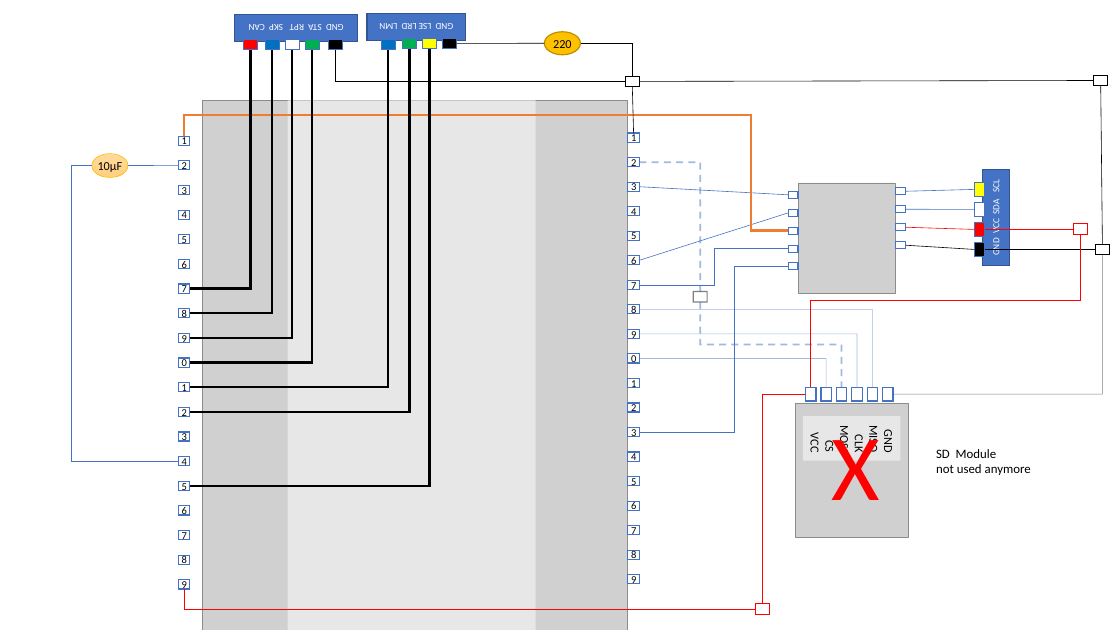
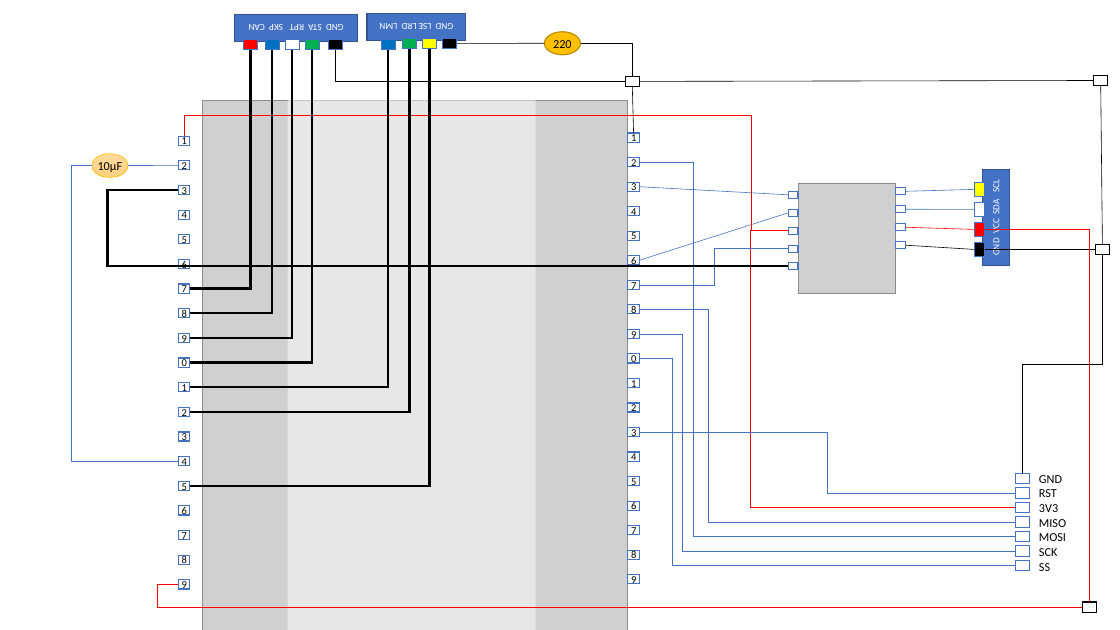
Before and after one commit to jeskes/activityboard, a slide deck: slide 51 of Activityboard.pptx (slide 50 before the commit). Drawn at 1120x630 pixels with LibreOffice and Linux fonts; fonts in the diff are those of the drawing; grey boxes stand for pictures. Boxes give left, top, right and bottom in pixels: in the first picture for what was removed or moved away, otherwise in the second. Text is boxed around its words. In the diff, an @@ line names an element or a change of style, - is before the commit and + after.

```diff
--- a/Activityboard.pptx
+++ b/Activityboard.pptx
@@ elbow line (184, 136) - (789, 231): stroke #ED7D31 2.25 pt to #FF0000 0.5 pt @@
@@ elbow line moved from (701, 302) - (842, 387) to (639, 162) - (1016, 537) @@
@@ elbow line (639, 162) - (1016, 537): stroke #4472C4 1.5 pt dashed to #4472C4 0.5 pt @@
@@ elbow line removed from (639, 162) to (701, 292) @@
@@ elbow line added from (789, 266) to (178, 190), #000000 2 pt @@
@@ elbow line moved from (1081, 234) - (811, 387) to (1016, 507) - (789, 231) @@
@@ elbow line added from (1090, 602) to (985, 229), #FF0000 0.5 pt @@
@@ rectangle removed at [1074, 223, 1088, 234] @@
@@ elbow line removed from (789, 266) to (639, 432) @@
@@ elbow line moved from (1102, 255) - (893, 394) to (1102, 255) - (1023, 473) @@
@@ rectangle removed at [693, 292, 707, 302] @@
@@ elbow line moved from (639, 309) - (873, 387) to (639, 309) - (1016, 522) @@
@@ elbow line moved from (639, 334) - (857, 387) to (639, 334) - (1016, 551) @@
@@ elbow line moved from (639, 359) - (827, 387) to (639, 359) - (1016, 565) @@
@@ elbow line removed from (763, 604) to (806, 394) @@
@@ picture removed at [795, 404, 908, 538] @@
@@ elbow line added from (639, 432) to (1016, 493), #4472C4 0.5 pt @@
@@ text removed at [831, 426, 879, 500] @@
-X
@@ text removed at [936, 449, 1031, 475] @@
-SD Module
-not used anymore
@@ rotation 90 to 0 degrees in 7 elements at [1016, 473, 1030, 483], [1016, 517, 1030, 527], [1016, 546, 1030, 556], [1016, 532, 1030, 542], [1016, 560, 1030, 571], [1016, 488, 1030, 498], [1039, 475, 1066, 571] @@
@@ text at [1039, 475, 1066, 571]: text changed @@
-GND
-MISO
-CLK
-MOSI
-CS
-VCC
+GND
+RST
+3V3
+MISO
+MOSI
+SCK
+SS
@@ rectangle added at [1016, 502, 1030, 513], fill #FFFFFF, outline #4472C4 1 pt @@
@@ elbow line moved from (756, 609) - (184, 589) to (1083, 607) - (178, 585) @@
@@ rectangle removed at [756, 604, 770, 614] @@
@@ rectangle added at [1083, 602, 1097, 613], fill #FFFFFF, outline #000000 1 pt @@
```
Also in this commit, not shown: 1 other slide changed, 7 slides added, 33 other files.
